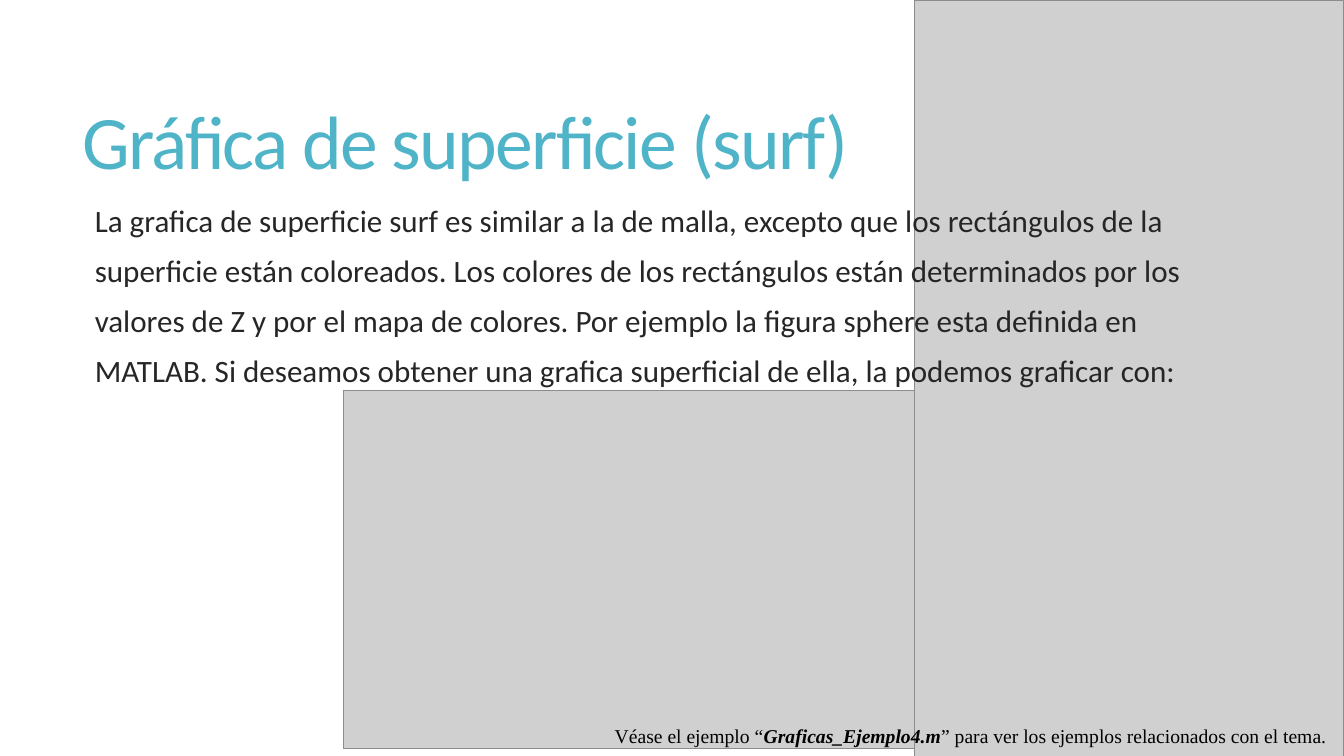
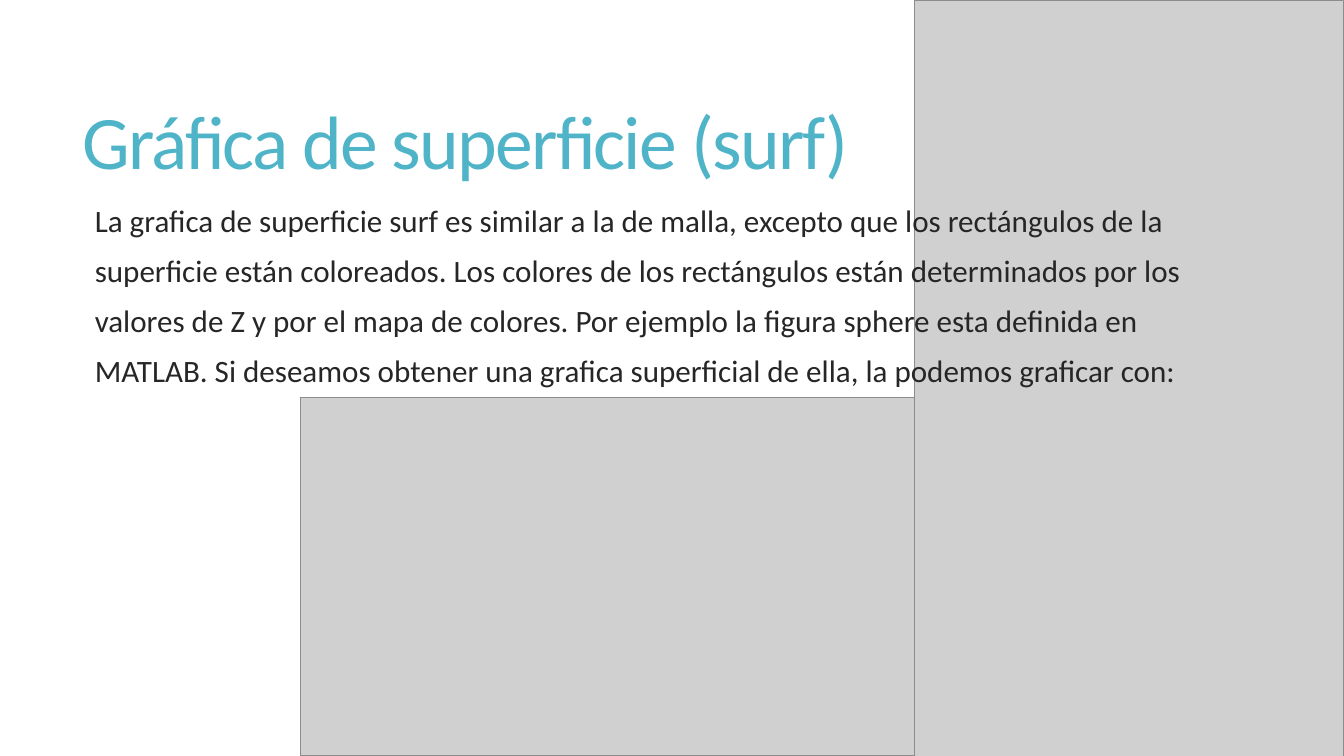
Before and after one commit to emena16/Topicos, a slide deck: slide 13 of Capitulo2_JoseMenaDelgado/Variables Funciones y Graficas.pptx. Drawn at 1344x756 pixels with LibreOffice and Linux fonts; fonts in the diff are those of the drawing; grey boxes stand for pictures. Boxes give left, top, right and bottom in pixels: in the first picture for what was removed or moved away, otherwise in the second. Text is boxed around its words. In the diff, an @@ line names an element or a change of style, - is before the commit and + after.

Commit message:
agregamos algunos ejemplo 8 y 9

```diff
--- a/Capitulo2_JoseMenaDelgado/Variables Funciones y Graficas.pptx
+++ b/Capitulo2_JoseMenaDelgado/Variables Funciones y Graficas.pptx
@@ picture: place and size @@
-picture at bbox=[343, 390, 982, 748]
+picture at bbox=[300, 398, 940, 756]
@@ text removed at bbox=[615, 728, 1326, 748] @@
-Véase el ejemplo “Graficas_Ejemplo4.m” para ver los ejemplos relacionados con el tema.
```
Also in this commit, not shown: 2 other slides changed, 7 other files.
